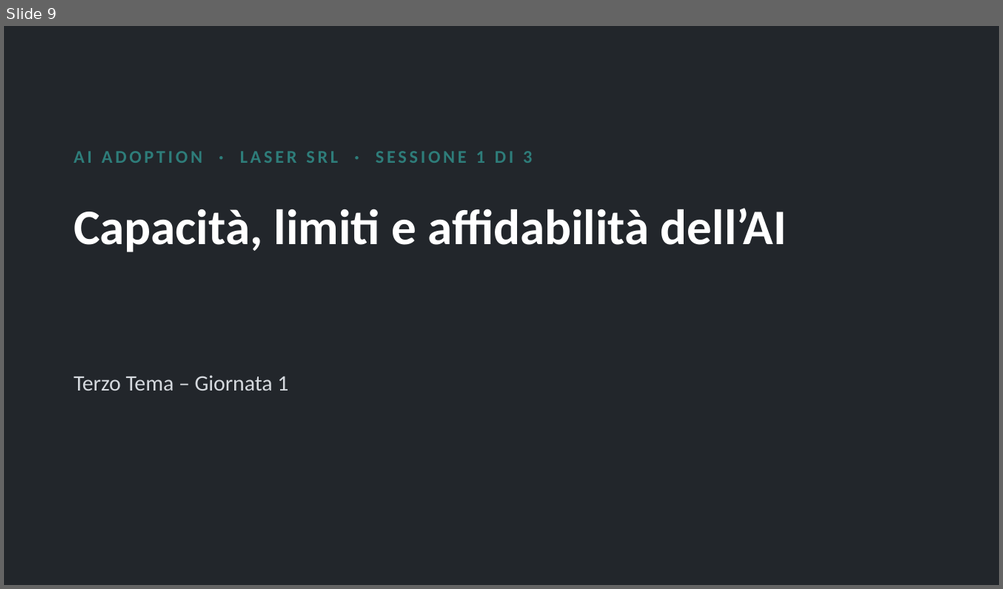
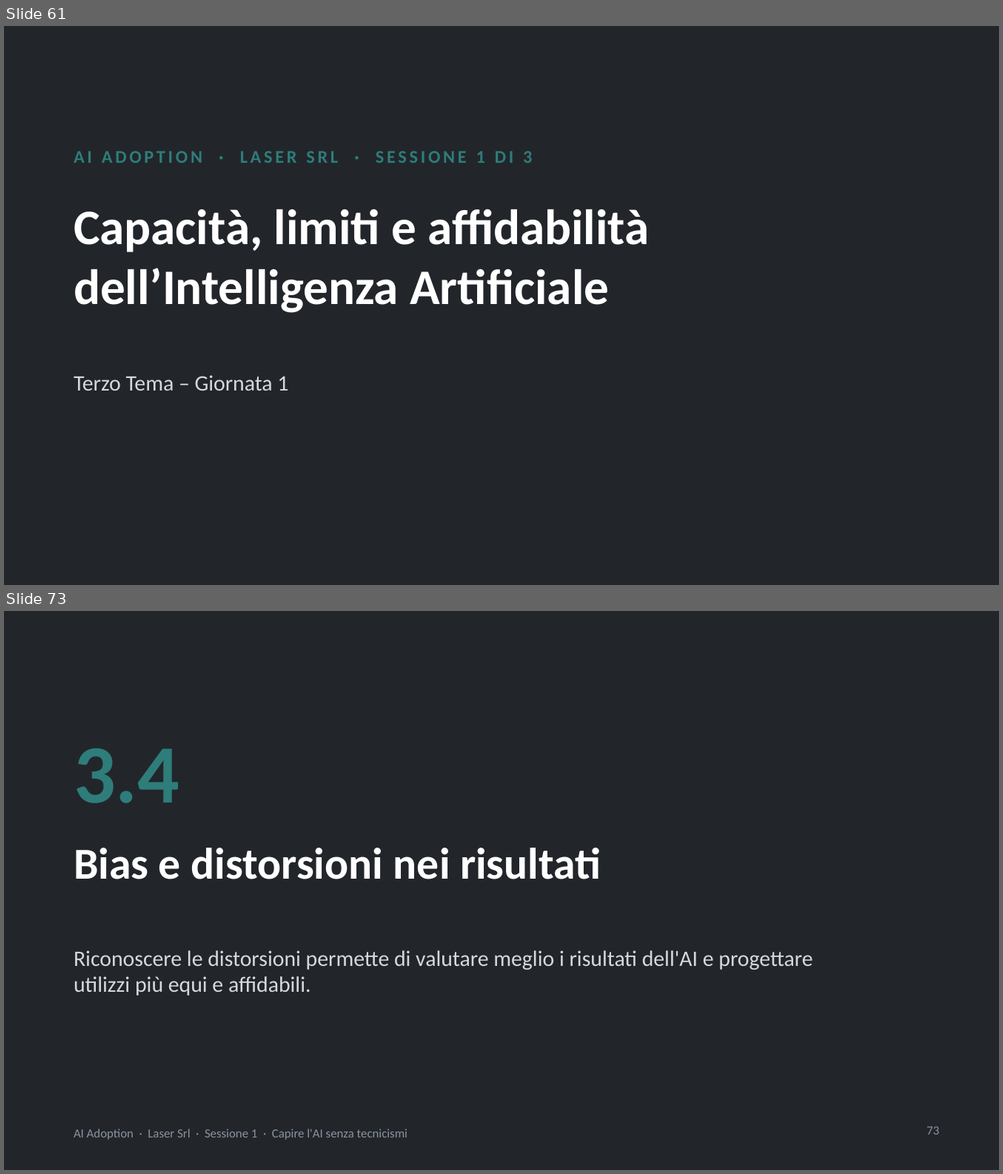
Before and after one commit to NetAi-IT/Formazione-AI-Literacy-Official, a slide deck: Formazioni/2026-10_LaserSrl_AI_Adoption/slide/Sessione1_slide_nuove_Laser.pptx. Shown one above the other, each under a label of ours: slide 9 before the commit, slides 61 and 73 after it; the slides between them are not shown. The pictures are 1003x589 and 1003x1174 pixels, drawn with LibreOffice and Linux fonts; fonts in the diff are those of the drawing. Boxes give left, top, right and bottom in pixels: in the first picture for what was removed or moved away, otherwise in the second. Text is boxed around its words. In the diff, an @@ line names an element or a change of style, - is before the commit and + after.

```diff
--- a/Formazioni/2026-10_LaserSrl_AI_Adoption/slide/Sessione1_slide_nuove_Laser.pptx
+++ b/Formazioni/2026-10_LaserSrl_AI_Adoption/slide/Sessione1_slide_nuove_Laser.pptx
@@ slide 73 added at (4, 611, 999, 1170), background #22262B @@
@@ text added at (74, 749, 179, 803), 60 pt, text #2E7D7A, bold @@
+3.4
@@ title added at (74, 848, 600, 880), 32 pt, text #FFFFFF, bold @@
+Bias e distorsioni nei risultati
@@ text added at (74, 951, 812, 996), 16 pt, text #D5D9DE @@
+Riconoscere le distorsioni permette di valutare meglio i risultati dell'AI e progettare utilizzi più equi e affidabili.
@@ text added at (74, 1129, 407, 1140), 9 pt, text #8A939E @@
+AI Adoption · Laser Srl · Sessione 1 · Capire l'AI senza tecnicismi
@@ page number added at (926, 1127, 939, 1135), 9 pt, text #8A939E @@
+73
@@ what was slide 9 is now slide 61 @@
@@ slide 61 changed as well @@
@@ title at (74, 209, 649, 313): text changed @@
-Capacità, limiti e affidabilità dell’AI
+Capacità, limiti e affidabilità dell’Intelligenza Artificiale
```
Also in this commit, not shown: 80 other slides added, 7 other files.
